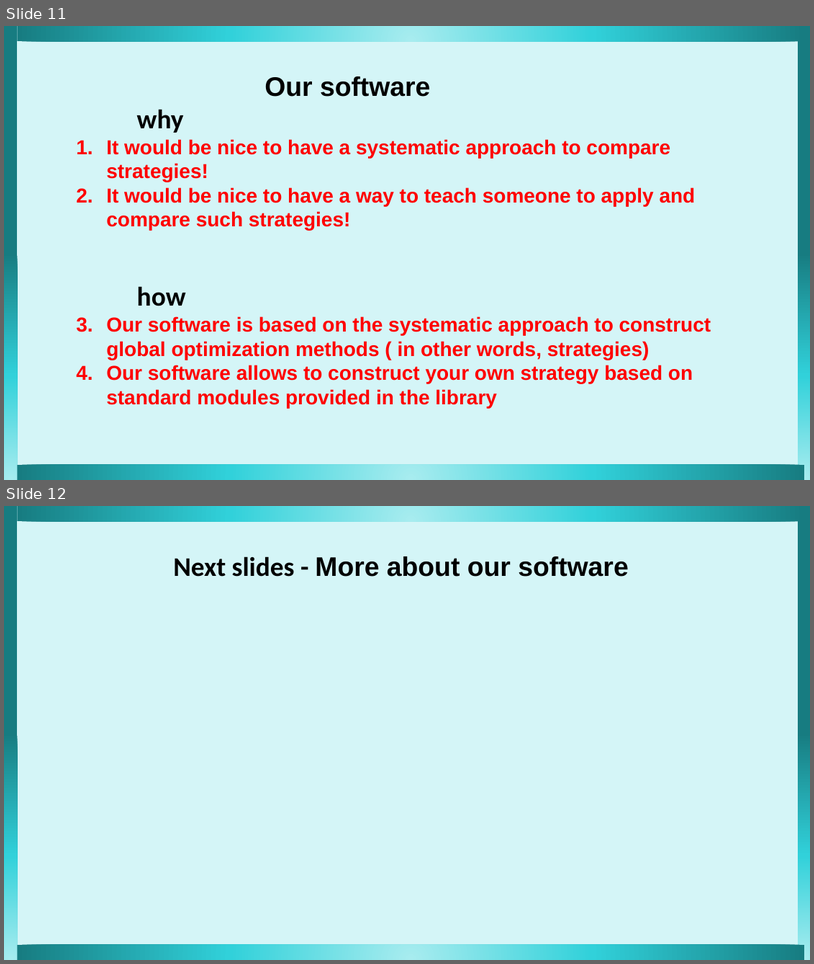
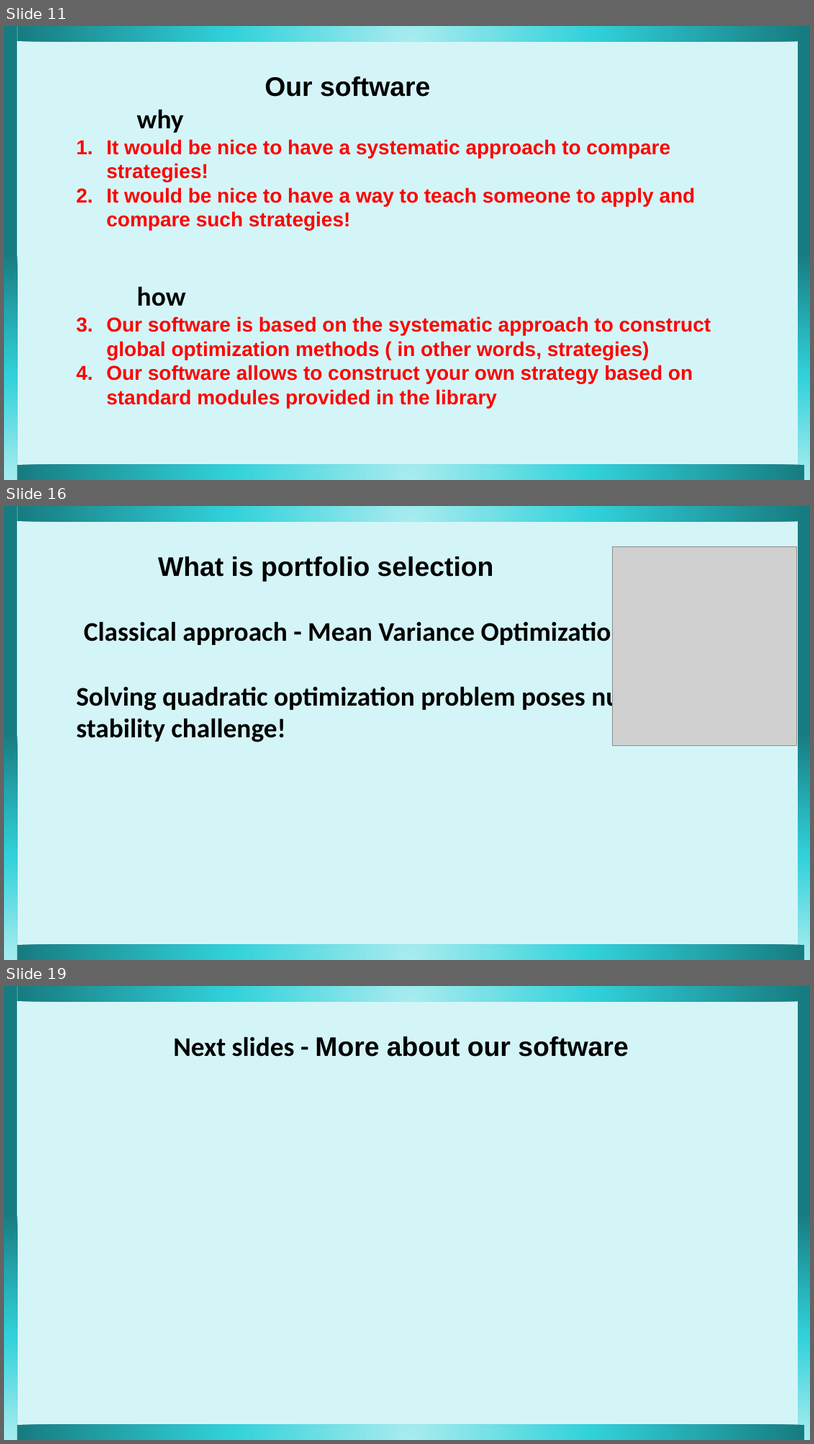
Before and after one commit to nadiakap/MinPy_edu, a slide deck: 2022-Scipy_presentation.pptx. Shown one above the other, each under a label of ours: slides 11 and 12 before the commit, slides 11, 16 and 19 after it; the slides between them are not shown. The pictures are 814x964 and 814x1444 pixels, drawn with LibreOffice and Linux fonts; fonts in the diff are those of the drawing; grey boxes stand for pictures. Boxes give left, top, right and bottom in pixels: in the first picture for what was removed or moved away, otherwise in the second. Text is boxed around its words. In the diff, an @@ line names an element or a change of style, - is before the commit and + after.

```diff
--- a/2022-Scipy_presentation.pptx
+++ b/2022-Scipy_presentation.pptx
@@ slide 16 added at bbox=[4, 506, 810, 960], background #D4F5F7 @@
@@ pentagon arrow added at bbox=[4, 506, 17, 960], fill gradient #A8ECEF to #31D1DA to #177C81 @@
@@ pentagon arrow added at bbox=[17, 506, 805, 521], fill gradient #A8ECEF to #31D1DA to #177C81 @@
@@ pentagon arrow added at bbox=[798, 506, 810, 960], fill gradient #A8ECEF to #31D1DA to #177C81 @@
@@ picture added at bbox=[612, 546, 797, 745] @@
@@ text added at bbox=[76, 556, 703, 742], 32 pt, text #000000, bold @@
+What is portfolio selection
+Classical approach - Mean Variance Optimization
+Solving quadratic optimization problem poses numerical stability challenge!
@@ pentagon arrow added at bbox=[17, 944, 805, 960], fill gradient #A8ECEF to #31D1DA to #177C81 @@
@@ what was slide 12 is now slide 19 @@
```
Also in this commit, not shown: 8 other slides added, 1 other file.
